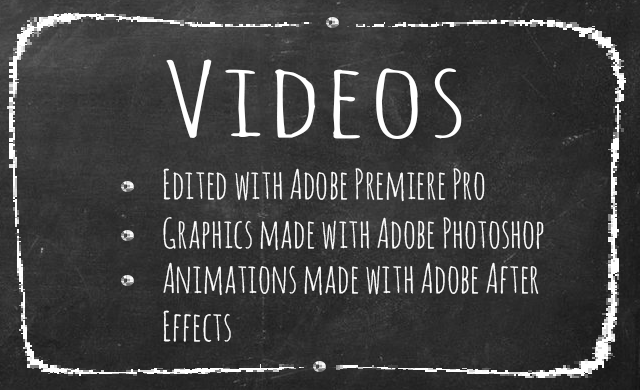
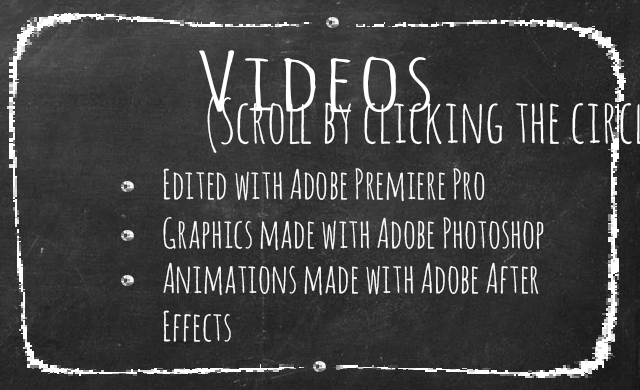
Layers edited between the first and the second 640 x 390 image:
added layer "(Scroll by clicking the circles below)" in group "Stories Box" over [207, 95, 640, 153]
painted on "Videos" over [166, 50, 462, 139]
